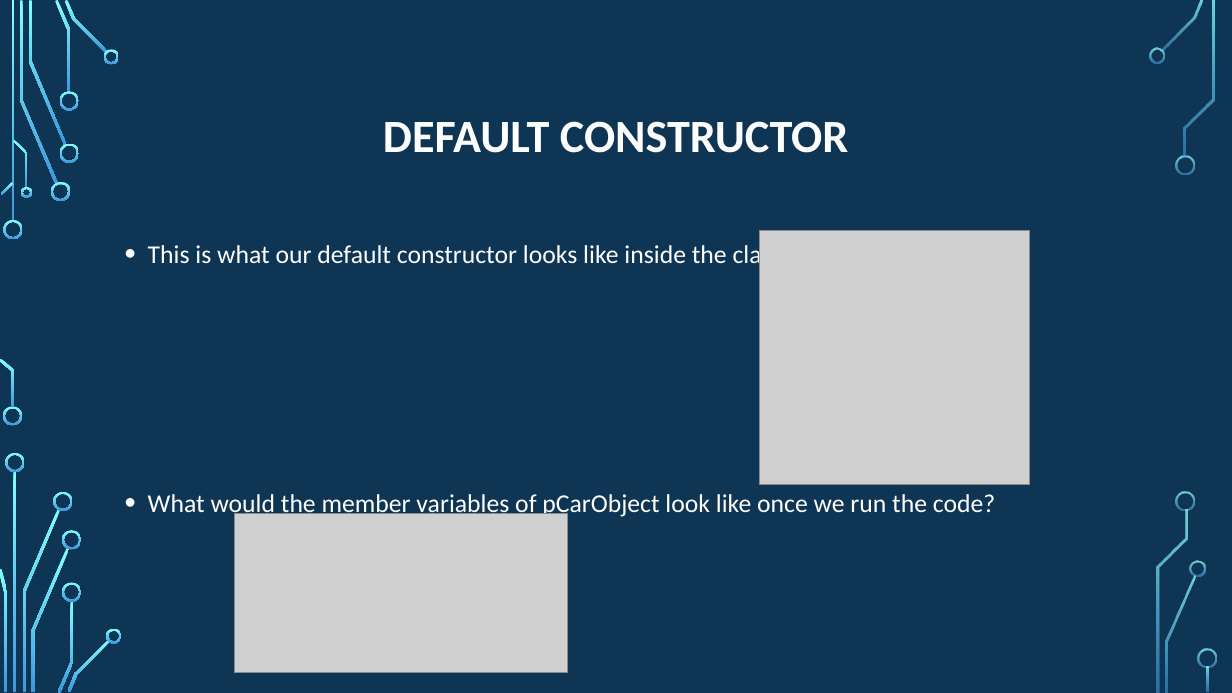
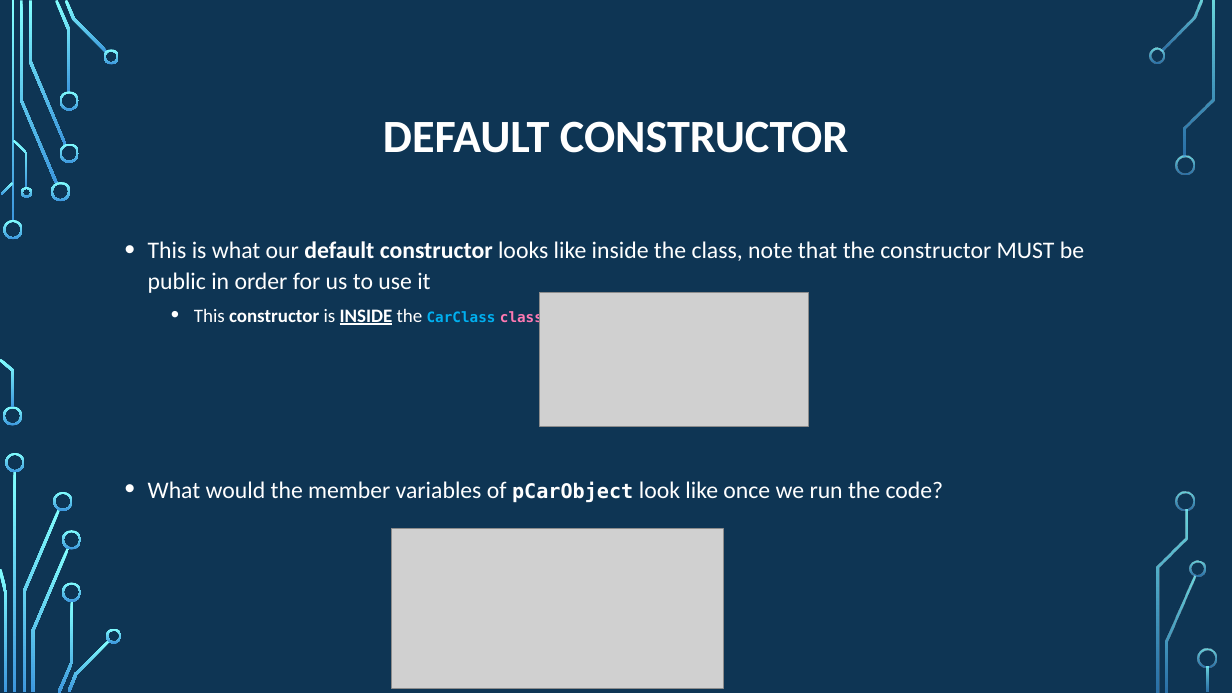
Before and after one commit to psypdt/Advanced_Summer_Course, a slide deck: slide 24 of Day4/Day_4.pptx. Drawn at 1232x693 pixels with LibreOffice and Linux fonts; fonts in the diff are those of the drawing; grey boxes stand for pictures; background and template pictures are left out. Boxes give left, top, right and bottom in pixels: in the first picture for what was removed or moved away, otherwise in the second. Text is boxed around its words. In the diff, an @@ line names an element or a change of style, - is before the commit and + after.

```diff
--- a/Day4/Day_4.pptx
+++ b/Day4/Day_4.pptx
@@ text at [148, 241, 1084, 326]: text changed; size 20 to 18.5 pt @@
-• This is what our default constructor looks like inside the class
+• This is what our default constructor looks like inside the class, note that the constructor MUST be public in order for us to use it
+  • This constructor is INSIDE the CarClass class
@@ picture: place and size @@
-picture at [760, 230, 1029, 484]
+picture at [539, 293, 808, 426]
@@ text at [148, 481, 944, 502]: size 20 to 18.5 pt in "What would the member variables of look ..."; size 20 to 15.7 pt, font Calibri to DejaVu Sans Mono, bold on in "pCarObject"; line spacing 1.2 to 1.1 @@
@@ picture: place and size @@
-picture at [235, 514, 567, 673]
+picture at [391, 529, 724, 688]
```
Also in this commit, not shown: 11 other slides changed, 2 slides added, 1 slide removed, 1 other file.
